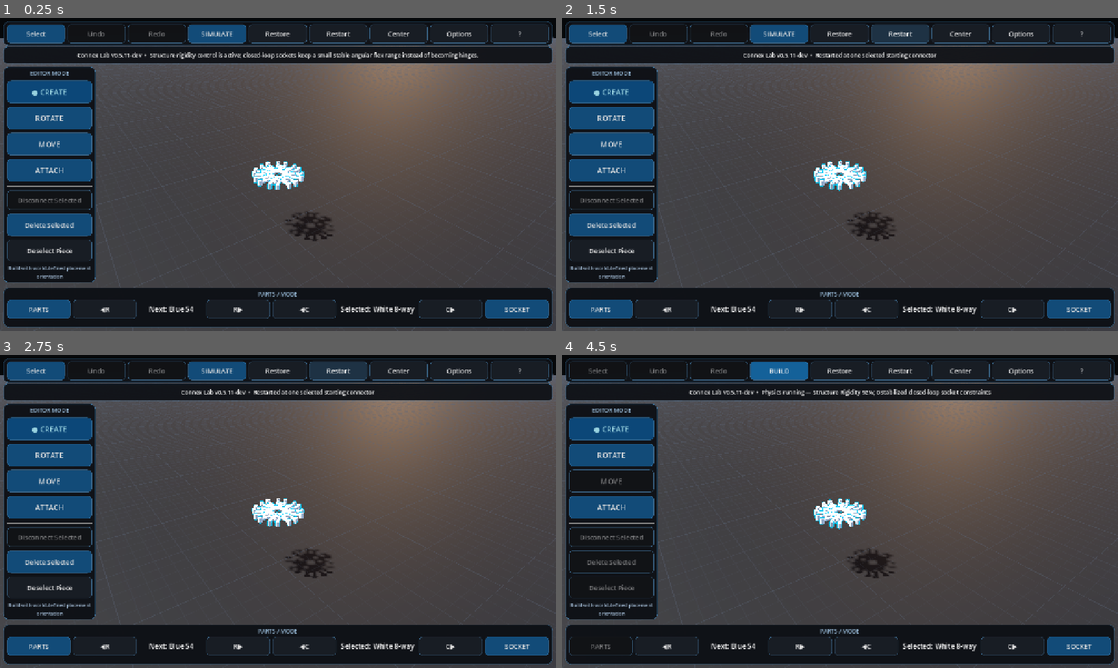
Above: before the commit, frames 1-4 (two rows, left to right).
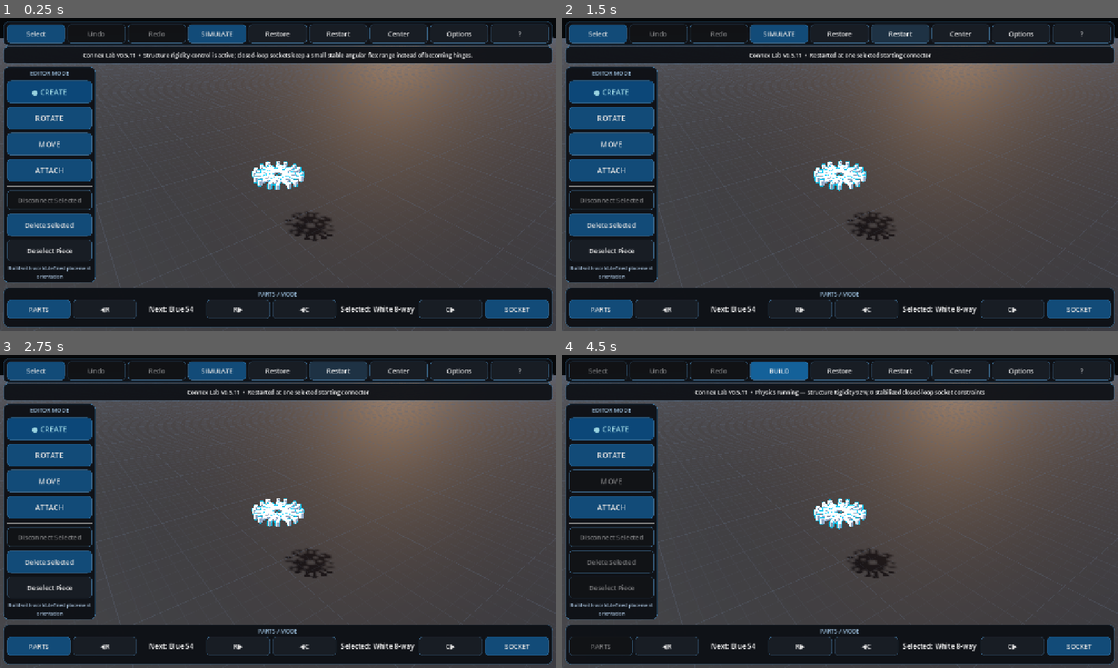
Above: after the commit, the same moments.

Repository: pixel375/connex
Game: Godot game, scene res://Main.tscn
The game is run twice, just before and just after one commit, with the same random seed, the same clock (stepped at 60 frames per second) and the same inputs.
Inputs:
- Up to frame 1 (0.25 s): no input
- Up to frame 2 (1.5 s): click "Restart" at 0.5 s; click "Restart" at 1.25 s
- Up to frame 3 (2.75 s): click "Restart" at 2 s
- Up to frame 4 (4.5 s): click "Select" at 2.75 s; click "SELECT…" at 3.5 s; click "SIMULATE" at 4.25 s

The runs differ from the first frame. In frame 1, 0.8% of the frame differs, in the area x 13-86%, y 10-14%; in frame 2, 0.4%; in frame 3, 0.4%; in frame 4, 0.6%.

Commit message:
release: finalize v0.5.11 runtime version

Diff:
--- a/scripts/main_v066.gd
+++ b/scripts/main_v066.gd
@@ -1,6 +1,6 @@
 extends "res://scripts/main_v065.gd"
 
-const VERSION_066 := "0.5.11-dev"
+const VERSION_066 := "0.5.11"
 const STRUCTURE_RIGIDITY_DEFAULT_V066 := 92.0
 const STRUCTURE_FLEX_MAX_DEG_V066 := 18.0
 const STRUCTURE_FLEX_MIN_DEG_V066 := 0.35
